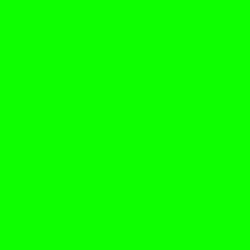
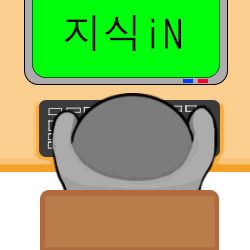
Before/after of a 250 × 250 layered artwork. What changed in the layer stack:
added layer "지식iN" above "Layer 4" over 64, 15, 181, 51
added layer "Layer 4" (overlay) above "Rectangle 2" over 31, 182, 229, 250
added layer "Rectangle 2" above "Layer 5" over 40, 190, 219, 250
added layer "Layer 5" (overlay) above "Ellipse 1" over 53, 106, 236, 210
added layer "Ellipse 1" above "Layer 2 copy" over 50, 93, 219, 249
added layer "Layer 2 copy" above "Layer 2" over 183, 79, 208, 83
added layer "Layer 2" above "Rectangle 3 copy" over 0, 0, 250, 250
added layer "Rectangle 3 copy" above "Rectangle 3" over 32, 0, 220, 78
added layer "Rectangle 3" above "Layer 1" over 24, 0, 228, 85
painted on "Layer 1" over 0, 0, 250, 250
added layer "Layer 6" (overlay) above "Rectangle 1" over 0, 100, 250, 180
added layer "Rectangle 1" over 0, 0, 250, 250
